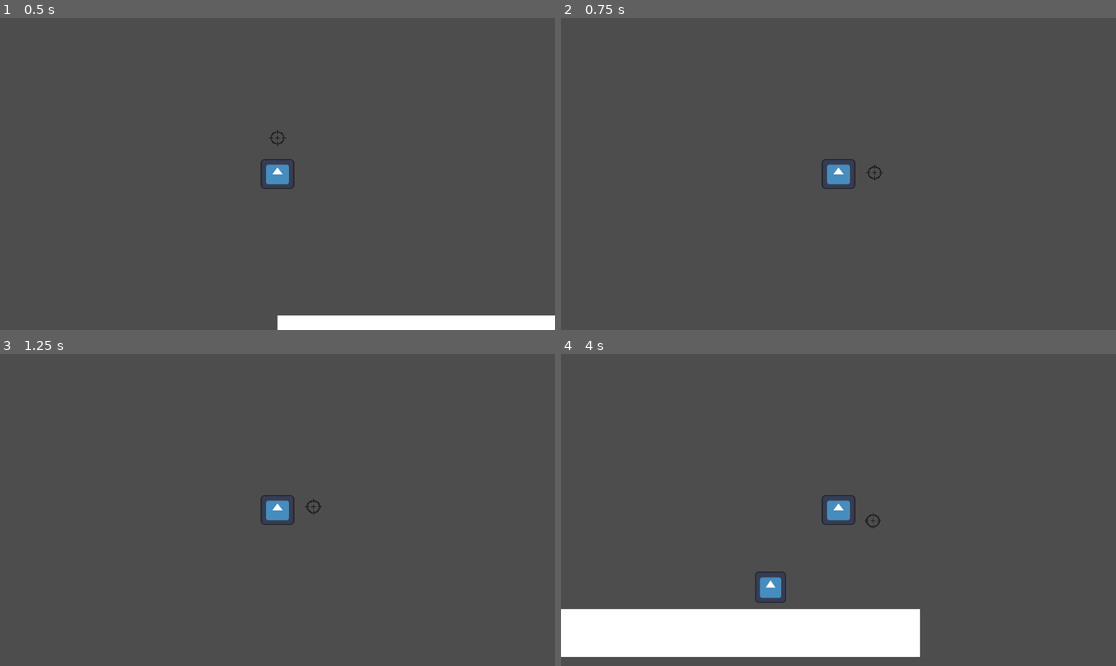
Above: before the commit, frames 1-4 (two rows, left to right).
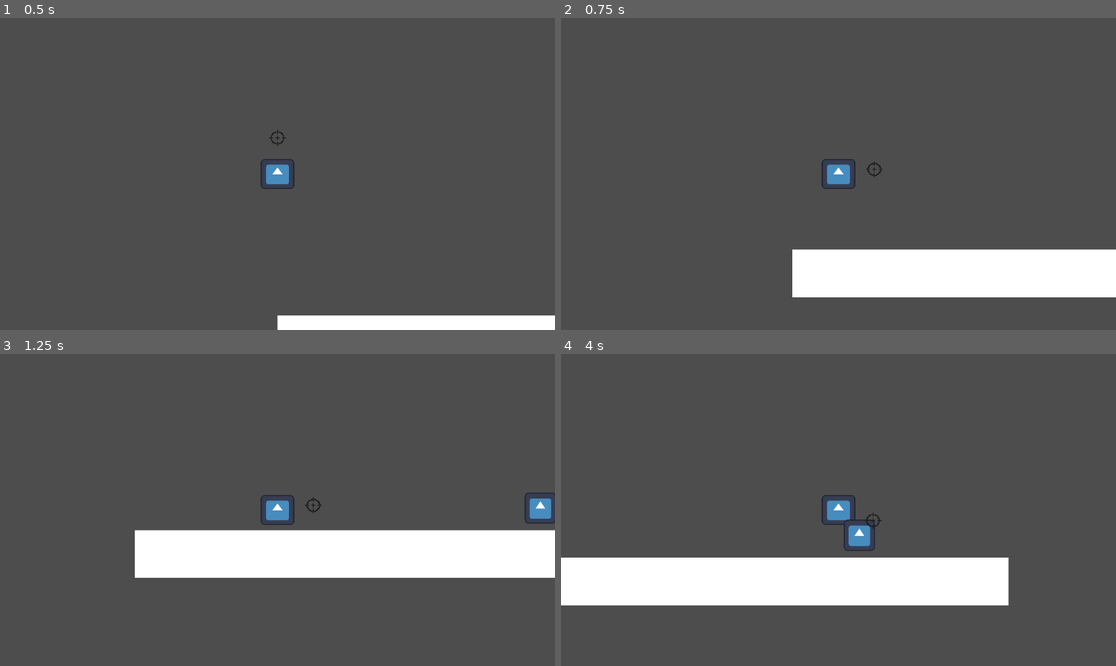
Above: after the commit, the same moments.

Repository: twig46/metroidgit
Game: Godot game, scene res://metroidvania.tscn
The game is run twice, just before and just after one commit, with the same random seed, the same clock (stepped at 60 frames per second) and the same inputs. The engine's default icon, where the game draws it, is replaced by a stand-in: a white triangle on a blue panel in a dark square.
Inputs (mouse positions are in pixels of both pictures, inside the frame that each line leads up to):
- Up to frame 1 (0.5 s): no input
- Up to frame 2 (0.75 s): move the mouse to (960, 158) at 0.52 s; hold D (right) from 0.53 s (still down); right-click (960, 158) at 0.6 s
- Up to frame 3 (1.25 s): keep holding D (right); tap Space (jump) at 0.77 s
- Up to frame 4 (4 s): move the mouse to (727, 525) at 1.27 s; right-click (727, 525) at 1.35 s; tap Space (jump) at 1.52, 3.02, 3.77 s; move the mouse to (894, 441) at 2.02 s; release D (right) at 2.03 s; press the mouse at (894, 441) at 2.03 s; hold A (left) 2.03-2.78 s; right-click (894, 441) at 2.3 s; move the mouse to (810, 572) at 2.77 s; release the mouse at (810, 572) at 2.78 s; hold D (right) from 2.78 s (still down); right-click (810, 572) at 2.85 s; move the mouse to (1005, 556) at 3.52 s; right-click (1005, 556) at 3.6 s

Frame 1 is identical in both runs. In frame 2, 9.0% of the frame differs, in the area x 41-100%, y 46-90%; in frame 3, 12%; in frame 4, 23%, in the area x 0-81%, y 50-98%.

Commit message:
identified dash issue
remove x.get_axis

Diff:
--- a/attacks.gd
+++ b/attacks.gd
@@ -1,6 +1,6 @@
 extends Area2D
 
-var dash_speed = 30.0
+var dash_speed = 1000.0
 
 func _physics_process(delta: float) -> void:
 		var mouse_pos = get_global_mouse_position()
@@ -9,8 +9,7 @@
 		$Sprite2D.rotation = -mouse_vector.angle()
 
 		if Input.is_action_just_pressed("dash"):
-			get_parent().velocity = Vector2.ZERO
-			get_parent().velocity += mouse_vector * dash_speed
+			get_parent().velocity = Vector2(dash_speed,0).rotated(mouse_vector.angle())
 			get_parent().move_and_slide()
 
 func _on_hit(body : Node2D):
--- a/metroidvania.tscn
+++ b/metroidvania.tscn
@@ -29,8 +29,6 @@
 [node name="CollisionShape2D" type="CollisionShape2D" parent="CharacterBody2D"]
 shape = ExtResource("2_la7my")
 
-[node name="Camera2D" type="Camera2D" parent="CharacterBody2D"]
-
 [node name="Attacks" type="Area2D" parent="CharacterBody2D"]
 collision_mask = 6
 script = ExtResource("4_k4w0y")
@@ -48,6 +46,8 @@
 position = Vector2(75, 0)
 scale = Vector2(0.21, 0.21)
 texture = ExtResource("5_af2tx")
+
+[node name="Camera2D" type="Camera2D" parent="CharacterBody2D"]
 
 [node name="StaticBody2D" type="StaticBody2D" parent="."]
 collision_layer = 2
